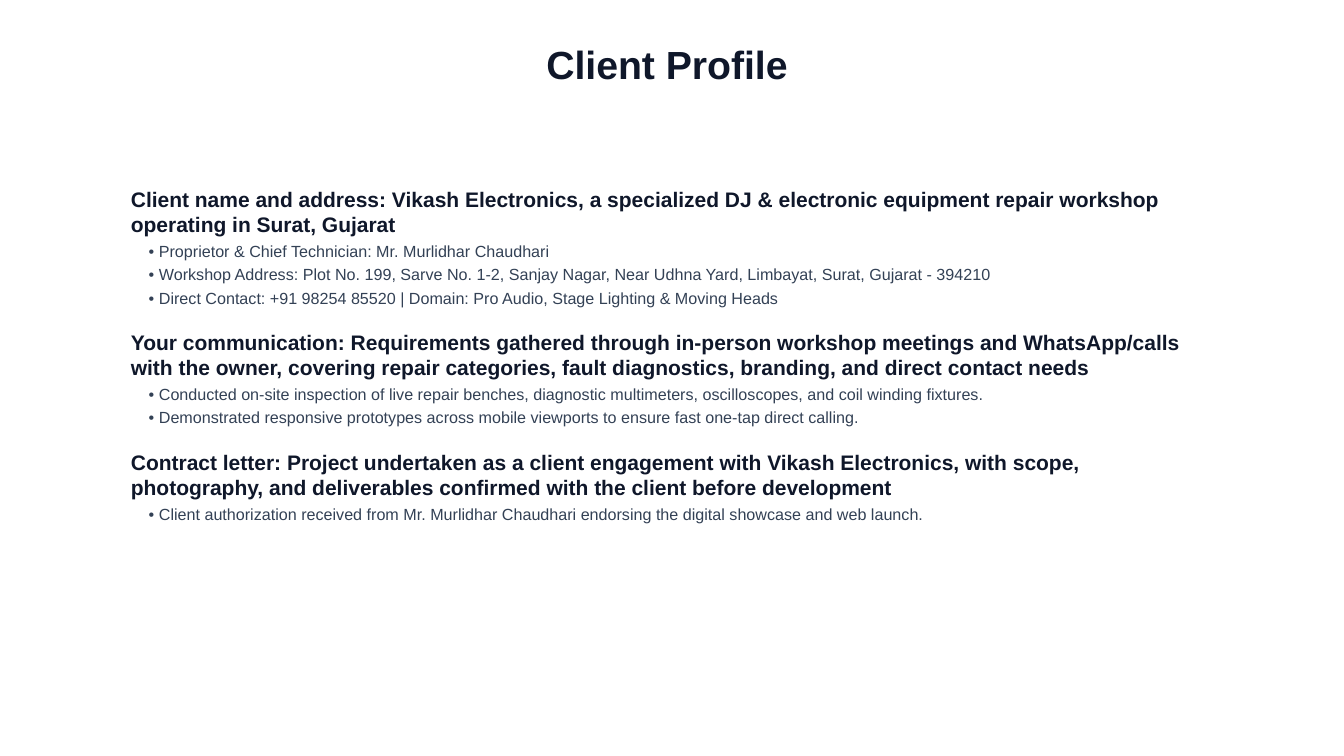
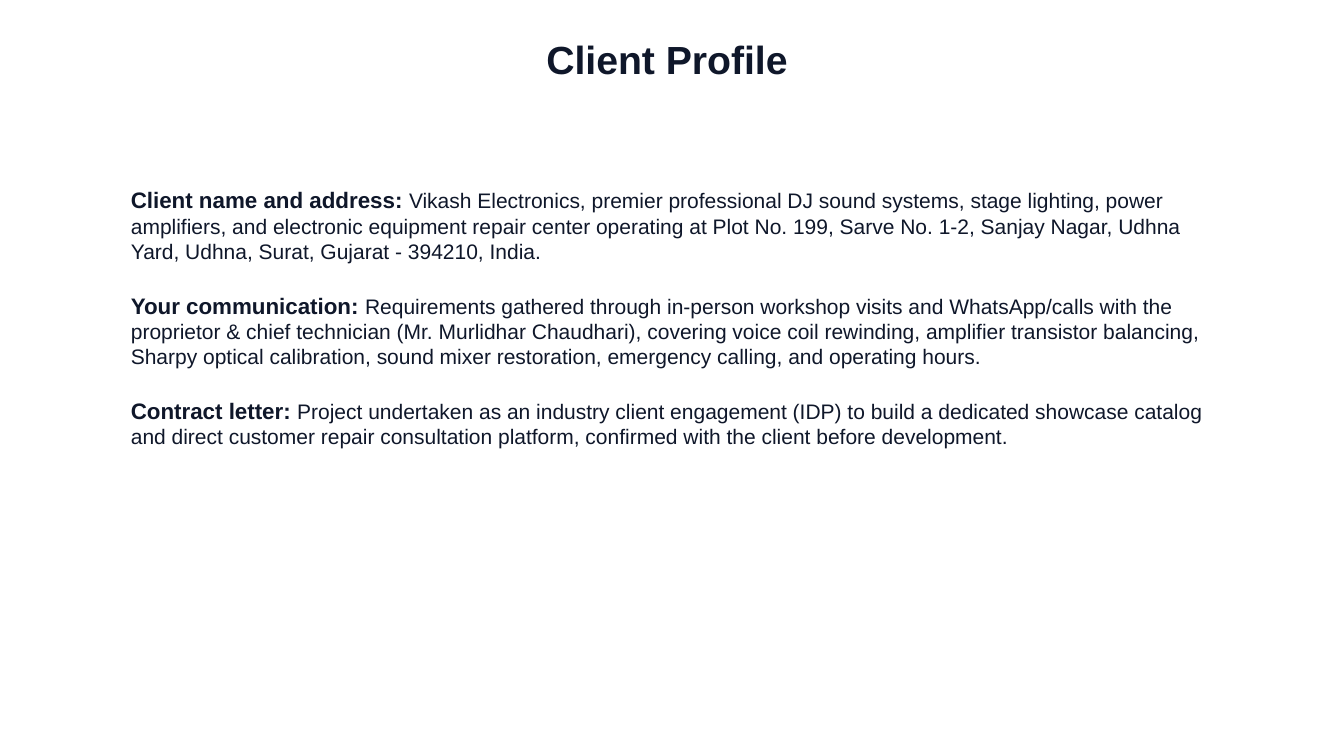
Before and after one commit to Prathmesh-oss/vikash-electronics, a slide deck: slide 3 of Vikash_Electronics_Complete_Academic_Presentation.pptx. Drawn at 1344x756 pixels with LibreOffice and Linux fonts; fonts in the diff are those of the drawing. Boxes give left, top, right and bottom in pixels: in the first picture for what was removed or moved away, otherwise in the second. Text is boxed around its words. In the diff, an @@ line names an element or a change of style, - is before the commit and + after.

```diff
--- a/Vikash_Electronics_Complete_Academic_Presentation.pptx
+++ b/Vikash_Electronics_Complete_Academic_Presentation.pptx
@@ text "Client Profile": place and size @@
-text "Client Profile" at <box>546,50,788,80</box>
+text "Client Profile" at <box>546,45,788,75</box>
@@ text at <box>131,191,1202,449</box>: text changed; size 11.5 to 15 pt; text colour #334155 to #0F172A @@
-Client name and address: Vikash Electronics, a specialized DJ & electronic equipment repair workshop operating in Surat, Gujarat
-• Proprietor & Chief Technician: Mr. Murlidhar Chaudhari
-• Workshop Address: Plot No. 199, Sarve No. 1-2, Sanjay Nagar, Near Udhna Yard, Limbayat, Surat, Gujarat - 394210
-• Direct Contact: +91 98254 85520 | Domain: Pro Audio, Stage Lighting & Moving Heads
-Your communication: Requirements gathered through in-person workshop meetings and WhatsApp/calls with the owner, covering repair categories, fault diagnostics, branding, and direct contact needs
-• Conducted on-site inspection of live repair benches, diagnostic multimeters, oscilloscopes, and coil winding fixtures.
-• Demonstrated responsive prototypes across mobile viewports to ensure fast one-tap direct calling.
-Contract letter: Project undertaken as a client engagement with Vikash Electronics, with scope, photography, and deliverables confirmed with the client before development
-• Client authorization received from Mr. Murlidhar Chaudhari endorsing the digital showcase and web launch.
+Client name and address: Vikash Electronics, premier professional DJ sound systems, stage lighting, power amplifiers, and electronic equipment repair center operating at Plot No. 199, Sarve No. 1-2, Sanjay Nagar, Udhna Yard, Udhna, Surat, Gujarat - 394210, India.
+Your communication: Requirements gathered through in-person workshop visits and WhatsApp/calls with the proprietor & chief technician (Mr. Murlidhar Chaudhari), covering voice coil rewinding, amplifier transistor balancing, Sharpy optical calibration, sound mixer restoration, emergency calling, and operating hours.
+Contract letter: Project undertaken as an industry client engagement (IDP) to build a dedicated showcase catalog and direct customer repair consultation platform, confirmed with the client before development.
```
Also in this commit, not shown: 21 other slides changed, 5 slides added, 11 slides removed, 9 other files.
